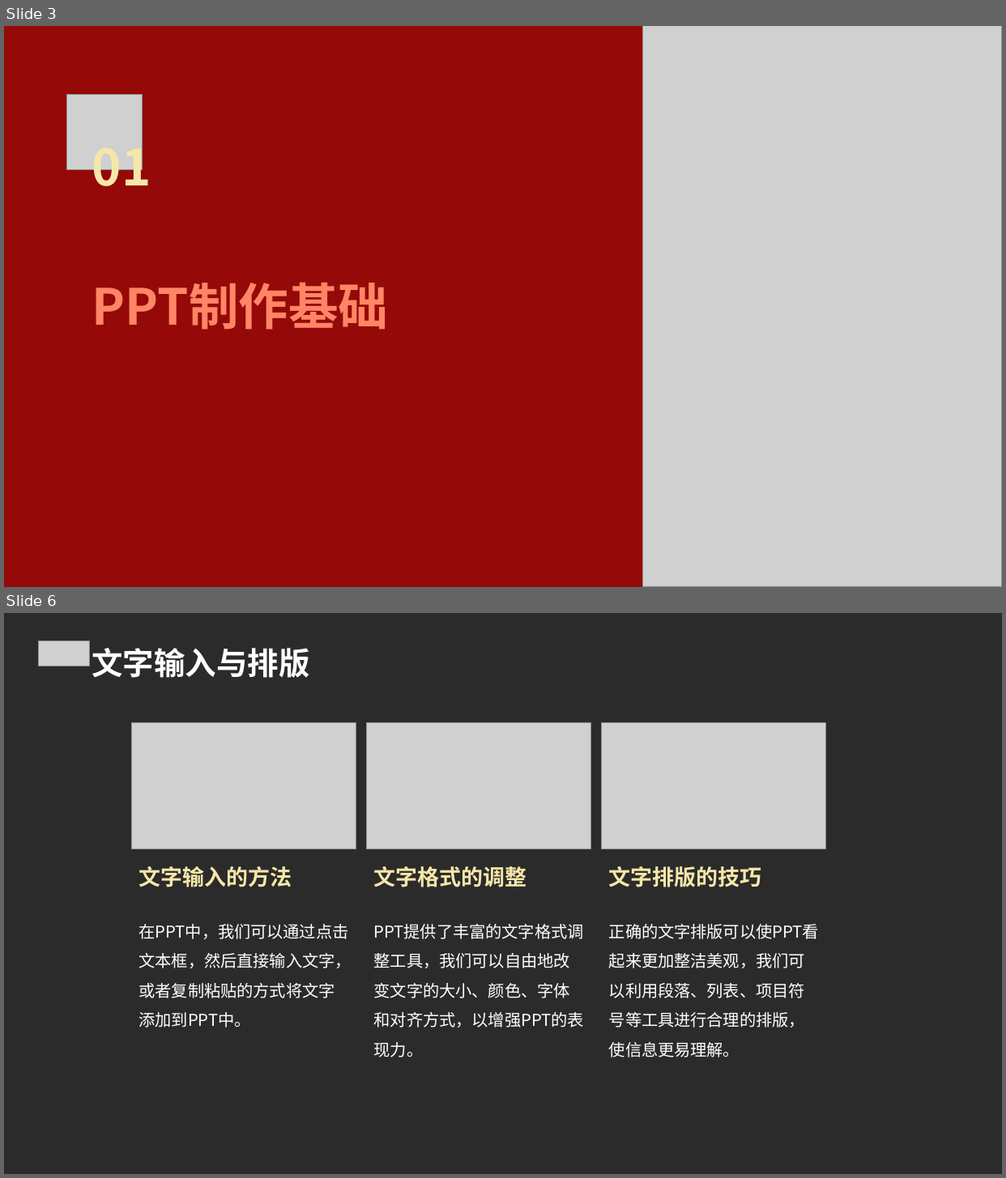
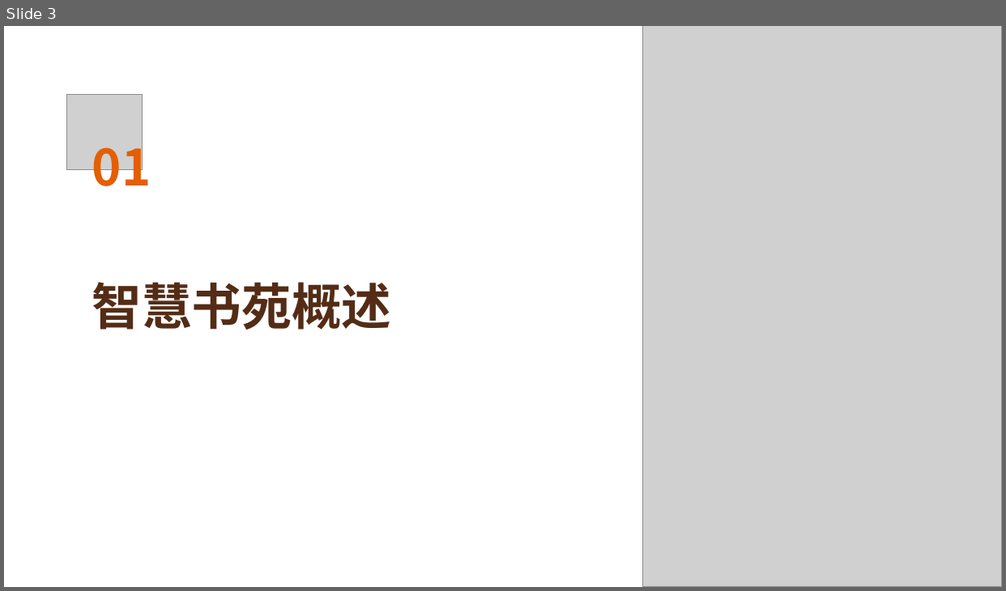
Before and after one commit to FlashLizard/Intelligent_Learning_Platform, a slide deck: src/generate_ppt/generate_ppt/ppttmp.ppt. Shown one above the other, each under a label of ours: slides 3 and 6 before the commit, slide 3 after it; the slides between them are not shown. The pictures are 1006x1178 and 1006x591 pixels, drawn with LibreOffice and Linux fonts; fonts in the diff are those of the drawing; grey boxes stand for pictures; background and template pictures are left out; a plain dark background stands for a picture behind light text. Boxes give left, top, right and bottom in pixels: in the first picture for what was removed or moved away, otherwise in the second. Text is boxed around its words. In the diff, an @@ line names an element or a change of style, - is before the commit and + after.

```diff
--- a/src/generate_ppt/generate_ppt/ppttmp.ppt
+++ b/src/generate_ppt/generate_ppt/ppttmp.ppt
@@ slide 6 removed at [4, 613, 1002, 1174], background picture (left out) @@
@@ picture removed at [39, 641, 89, 666] @@
@@ text removed at [91, 648, 309, 678] @@
-文字输入与排版
@@ picture removed at [131, 723, 356, 849] @@
@@ picture removed at [366, 723, 591, 849] @@
@@ picture removed at [602, 723, 826, 849] @@
@@ text removed at [139, 867, 351, 1028] @@
-文字输入的方法
-在PPT中，我们可以通过点击文本框，然后直接输入文字，或者复制粘贴的方式将文字添加到PPT中。
@@ text removed at [374, 867, 584, 1058] @@
-文字格式的调整
-PPT提供了丰富的文字格式调整工具，我们可以自由地改变文字的大小、颜色、字体和对齐方式，以增强PPT的表现力。
@@ text removed at [609, 867, 819, 1058] @@
-文字排版的技巧
-正确的文字排版可以使PPT看起来更加整洁美观，我们可以利用段落、列表、项目符号等工具进行合理的排版，使信息更易理解。
@@ slide 3 changed as well @@
@@ background #950908 to #FFFFFF @@
@@ text "01" at [92, 135, 151, 199]: text colour #F6E7A9 to #E45E03 @@
@@ text at [92, 282, 392, 330]: text changed; text colour #FF8566 to #542C16 @@
-PPT制作基础
+智慧书苑概述
```
Also in this commit, not shown: 5 other slides changed, 21 slides added, 22 other slides removed, 36 other files.
